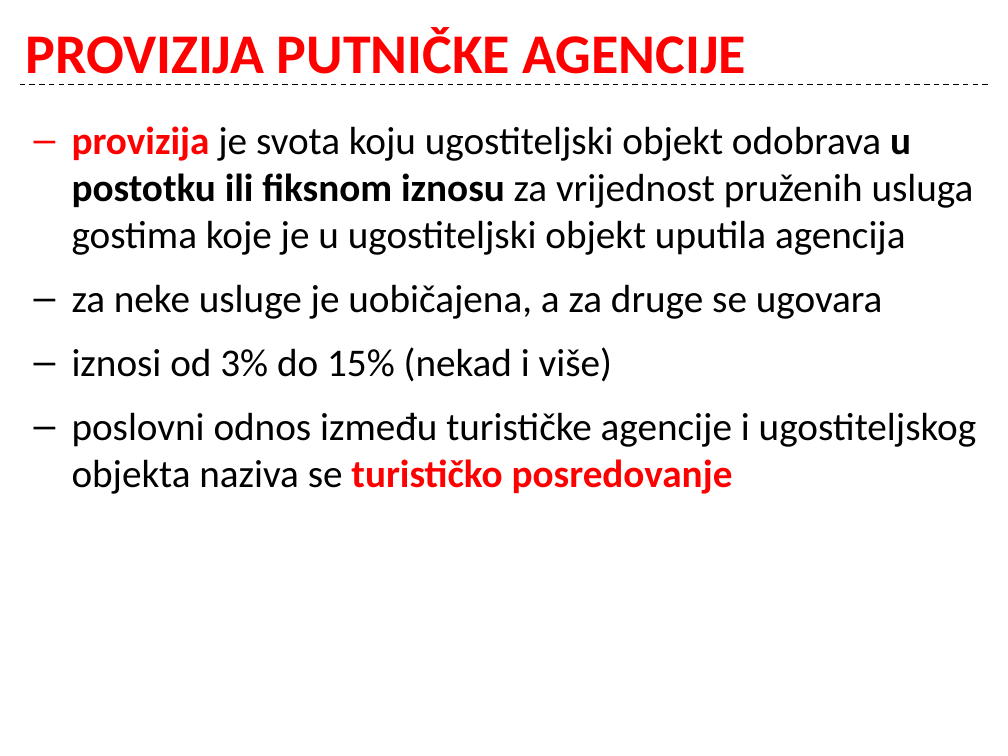
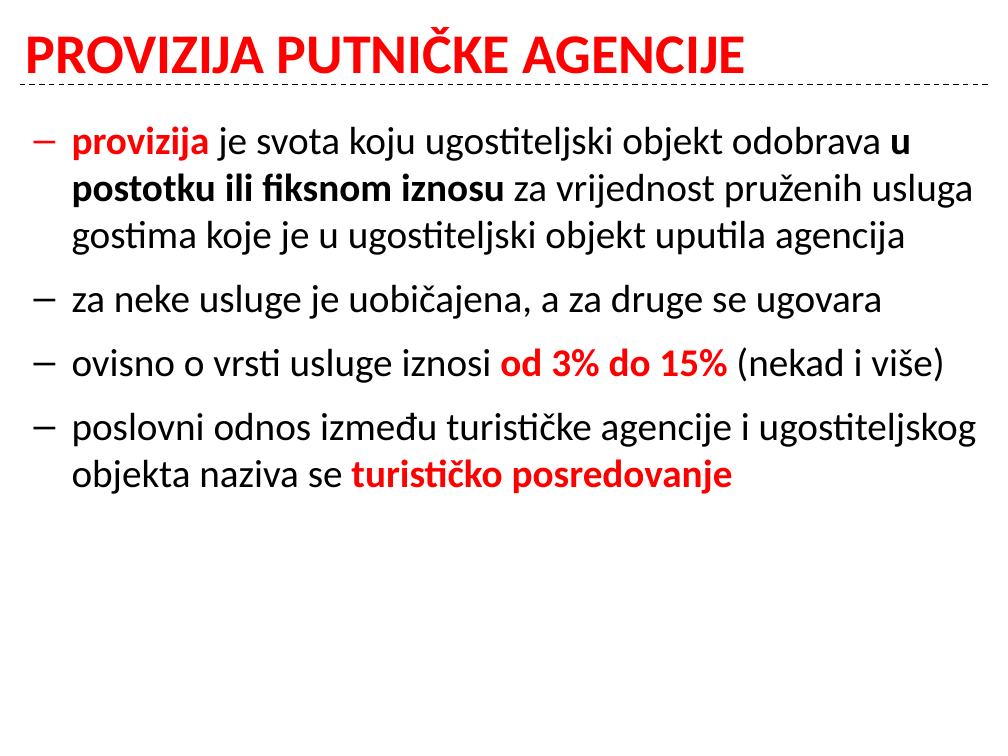
Before and after one commit to cornx/print, a slide deck: slide 18 of data/organizacija/002_Ugostiteljstvo_kao_gosp_djelatnost.pptx (slide 17 before the commit). Drawn at 1008x756 pixels with LibreOffice and Linux fonts; fonts in the diff are those of the drawing. Boxes give left, top, right and bottom in pixels: in the first picture for what was removed or moved away, otherwise in the second. Text is boxed around its words. In the diff, an @@ line names an element or a change of style, - is before the commit and + after.

```diff
--- a/data/organizacija/002_Ugostiteljstvo_kao_gosp_djelatnost.pptx
+++ b/data/organizacija/002_Ugostiteljstvo_kao_gosp_djelatnost.pptx
@@ text at (72, 347, 944, 383): text changed @@
-– iznosi od 3% do 15% (nekad i više)
+– ovisno o vrsti usluge iznosi od 3% do 15% (nekad i više)
```
Also in this commit, not shown: 8 other slides changed, 2 slides added.
